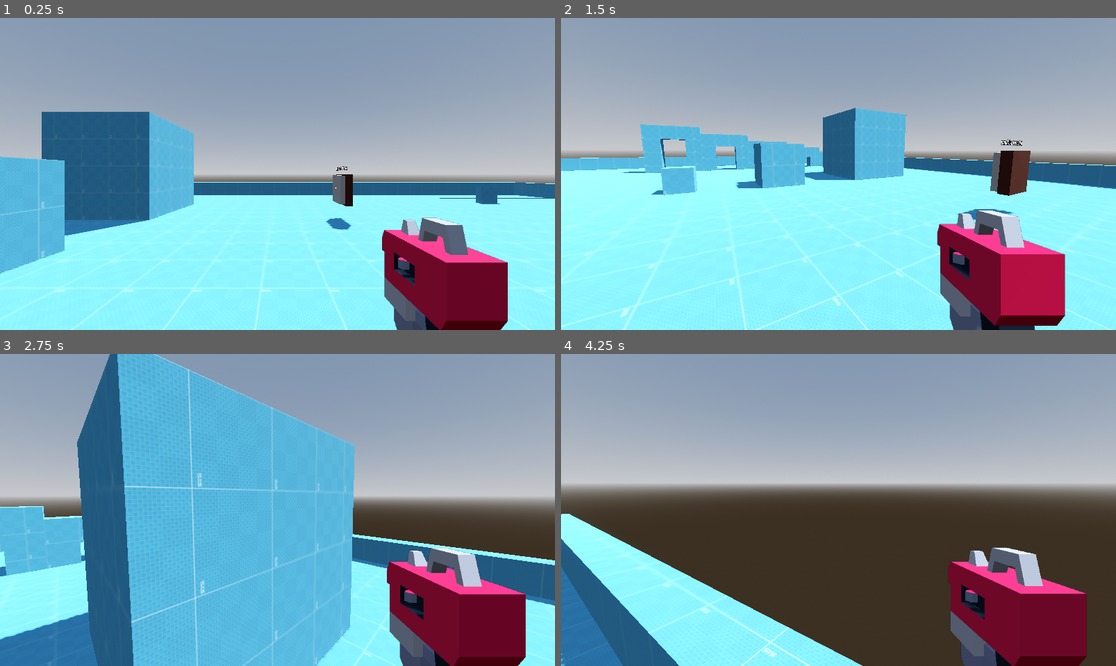
Above: before the commit, frames 1-4 (two rows, left to right).
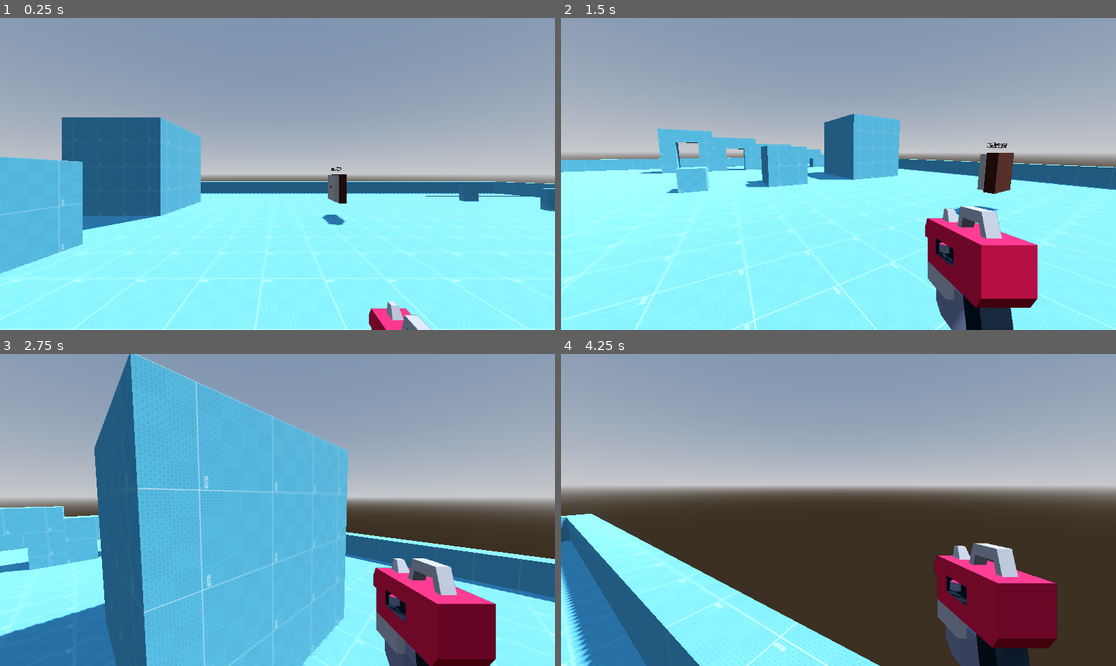
Above: after the commit, the same moments.

Repository: dragon1freak/fps-template
Game: Godot game, scene res://scenes/test_gym/test_gym.tscn
Same seed, same stepped clock (60 frames per second), same inputs: the game is played once before the commit and once after it.
Inputs (mouse positions are in pixels of both pictures, inside the frame that each line leads up to):
- Up to frame 1 (0.25 s): no input
- Up to frame 2 (1.5 s): move the mouse to (960, 158) at 0.52 s; hold D (strafe_right) 0.53-1.28 s; tap F (interact) at 0.6 s; tap Space (jump) at 0.77, 1.07 s; click (960, 158) at 0.8 s; move the mouse to (810, 174) at 1.27 s; hold W (move_forward) from 1.28 s (still down); click (810, 174) at 1.35 s
- Up to frame 3 (2.75 s): keep holding W (move_forward); tap Space (jump) at 1.52, 1.82 s; tap Q (switch_weapon, bound only after the commit) at 1.55, 2.1 s; move the mouse to (288, 503) at 2.02 s; hold Space (jump) from 2.03 s (still down)
- Up to frame 4 (4.25 s): keep holding W (move_forward); move the mouse to (832, 516) at 2.77 s; release Space (jump) at 2.78 s; tap Space (jump) at 2.85, 3.02, 3.32, 3.77, 4.07 s; click (832, 516) at 2.92 s; tap F (interact) at 3.05, 3.6 s; move the mouse to (877, 513) at 3.52 s; click (877, 513) at 3.8 s; tap R (reload) at 4.15 s

The runs differ from the first frame. In frame 1, 12% of the frame differs, in the area x 0-100%, y 30-100%; in frame 2, 12%; in frame 3, 16%, in the area x 0-100%, y 0-100%; in frame 4, 13%.

Commit message:
Started weapon state machine

Diff:
--- a/project.godot
+++ b/project.godot
@@ -85,3 +85,8 @@
 "events": [Object(InputEventJoypadMotion,"resource_local_to_scene":false,"resource_name":"","device":-1,"axis":3,"axis_value":1.0,"script":null)
 ]
 }
+switch_weapon={
+"deadzone": 0.5,
+"events": [Object(InputEventKey,"resource_local_to_scene":false,"resource_name":"","device":-1,"window_id":0,"alt_pressed":false,"shift_pressed":false,"ctrl_pressed":false,"meta_pressed":false,"pressed":false,"keycode":0,"physical_keycode":81,"key_label":0,"unicode":113,"location":0,"echo":false,"script":null)
+]
+}
--- a/scenes/player/interactor.gd
+++ b/scenes/player/interactor.gd
@@ -1,10 +1,11 @@
 extends RayCast3D
-
+## The raycast used to interact with things.  Can be disabled
 
 signal can_interact_changed(can_interact)
 
 
 var can_interact := false
+var disabled := false
 
 
 func check_can_interact(target) -> bool:
@@ -23,7 +24,7 @@
 
 
 func _physics_process(delta):
-	if not can_interact and not self.is_colliding():
+	if disabled or (not can_interact and not self.is_colliding()):
 		return
 
 	var interactee = self.get_collider()
@@ -35,3 +36,7 @@
 
 	if Input.is_action_just_pressed("interact") and can_interact:
 		interactee.interact()
+
+
+func set_disabled(value : bool) -> void:
+	disabled = value
--- a/scenes/player/no_clip_camera.gd
+++ b/scenes/player/no_clip_camera.gd
@@ -1,4 +1,5 @@
 extends Camera3D
+## Moves the weapon camera to the transform of the real camera so the environment lighting is correct
 
 
 @onready var main_camera: Camera3D = %MainCamera
--- a/scenes/player/player.gd
+++ b/scenes/player/player.gd
@@ -1,5 +1,8 @@
 extends BaseCharacterClass
 class_name PlayerClass
+
+
+@export var weapons : Array[WeaponConfig] = []
 
 
 @export_group("Controls")
@@ -7,7 +10,6 @@
 @export var mouse_sensitivity : float = 3.0
 @export var gamepad_sensitivity := 0.075
 @export_group("")
-
 
 @export_group("Movement")
 ## Force used to stop the jump if the jump action is released mid jump.
@@ -17,6 +19,7 @@
 @export_range(0, 1.0) var coyote_time : float = 0.1
 ## Amount of time the player can trigger the jump action before landing and still jump
 @export_range(0, 1.0) var jump_buffer : float = 0.1
+@export_group("")
 
 
 @onready var pivot = $Pivot
@@ -24,10 +27,32 @@
 @onready var interactor: RayCast3D = %Interactor
 @onready var main_camera: Camera3D = %MainCamera
 @onready var container: Node3D = %Container
+@onready var shot_cast: RayCast3D = %ShotCast
+@onready var crosshair: TextureRect = $PlayerHUD/Control/Crosshair
+@onready var right_hand: WeaponSlot = %RightHand
 
 
 var rotation_target : Vector3
 var previous_rotation : float = 0.0 # Stores the last frames rotation_target.y to determine the amount of tilt
+
+var weapon_index := 0
+var current_weapon
+
+var can_shoot := true
+
+
+func _ready() -> void:
+	initiate_change_weapon(0)
+
+
+func _process(delta: float) -> void:
+	if Input.is_action_just_pressed("switch_weapon"):
+		initiate_change_weapon(wrap(weapon_index + 1, 0, weapons.size()))
+
+	if can_shoot and Input.is_action_just_pressed("shoot"):
+		right_hand.set_is_shooting(true)
+	elif Input.is_action_just_released("shoot"):
+		right_hand.set_is_shooting(false)
 
 
 func _physics_process(delta):
@@ -36,9 +61,9 @@
 		pivot.rotation.x = lerp_angle(pivot.rotation.x, rotation_target.x, delta * 25) # Rotate camera pivot up and down
 		rotation.y = lerp_angle(rotation.y, rotation_target.y, delta * 25) # Rotate player left and right
 		main_camera.rotation.z = lerp_angle(main_camera.rotation.z, clamp(rotation_target.y - previous_rotation, -0.15, 0.15) * 25 * delta, delta * 5) # Slight camera tilt based on rotation speed
+		previous_rotation = rotation_target.y
 
-		previous_rotation = rotation_target.y
-	container.position = lerp(container.position, (basis.inverse() * -velocity / 50).clampf(-0.05, 0.05), delta * 5)
+	container.position = lerp(container.position, (basis.inverse() * -velocity / 50).clampf(-0.05, 0.05), delta * 5) # Moves the weapon container around during movement
 	move_and_slide()
 
 
@@ -49,3 +74,22 @@
 
 func kill() -> void:
 	print("dead")
+
+
+var tween : Tween
+func initiate_change_weapon(index):
+	weapon_index = index
+
+	tween = get_tree().create_tween()
+	tween.set_ease(Tween.EASE_OUT_IN)
+	tween.tween_property(container, "position", container.position + Vector3(0, -0.5, 0), 0.1)
+	tween.tween_callback(change_weapon) # Changes the model
+
+
+# Switches the weapon model (off-screen)
+func change_weapon():
+	current_weapon = weapons[weapon_index]
+
+	right_hand.set_weapon(current_weapon)
+
+	crosshair.texture = current_weapon.crosshair
--- a/scenes/player/player.tscn
+++ b/scenes/player/player.tscn
@@ -1,8 +1,10 @@
-[gd_scene load_steps=13 format=3 uid="uid://clgbxao7515tt"]
+[gd_scene load_steps=21 format=3 uid="uid://clgbxao7515tt"]
 
 [ext_resource type="Script" path="res://scenes/player/player.gd" id="1_ah64t"]
 [ext_resource type="Script" path="res://scripts/stat_block.gd" id="2_46c7b"]
 [ext_resource type="Script" path="res://scripts/FSM/state_machine.gd" id="2_qhsxl"]
+[ext_resource type="Script" path="res://weapon.gd" id="2_w3ppi"]
+[ext_resource type="PackedScene" uid="uid://buc6h2h8ai5h4" path="res://blasterG.glb" id="4_co1wp"]
 [ext_resource type="Script" path="res://scenes/player/no_clip_camera.gd" id="4_hy8vk"]
 [ext_resource type="Script" path="res://scenes/player/states/idle.gd" id="4_sd7vf"]
 [ext_resource type="Script" path="res://scenes/player/interactor.gd" id="5_21qci"]
@@ -10,6 +12,46 @@
 [ext_resource type="Script" path="res://scenes/player/states/run.gd" id="5_rmbbx"]
 [ext_resource type="Script" path="res://scenes/player/states/jump.gd" id="6_5jj8m"]
 [ext_resource type="Script" path="res://scenes/player/states/fall.gd" id="7_5a0et"]
+[ext_resource type="Script" path="res://scenes/player/player_weapon_slot.gd" id="8_foj71"]
+[ext_resource type="Script" path="res://scenes/player/weapon_states/idle.gd" id="10_jwke7"]
+[ext_resource type="Script" path="res://scenes/player/weapon_states/shoot.gd" id="11_06pgs"]
+[ext_resource type="Script" path="res://scenes/player/weapon_states/reload.gd" id="12_x5o34"]
+
+[sub_resource type="Resource" id="Resource_p5il2"]
+script = ExtResource("2_w3ppi")
+model = ExtResource("5_g8ehu")
+position = Vector3(0.324, -0.264, -0.929)
+rotation = Vector3(0, 180, 0)
+muzzle_position = Vector3(0, 0, 0)
+muzzle_scale = Vector3(1, 1, 1)
+automatic = false
+fire_rate = 0.1
+max_magazine_size = 8
+reload_time = 0.5
+max_range = 100
+damage = 25.0
+spread = 0.0
+shot_count = 1
+knockback = 20
+kick = 0.2
+
+[sub_resource type="Resource" id="Resource_4adl4"]
+script = ExtResource("2_w3ppi")
+model = ExtResource("4_co1wp")
+position = Vector3(0.324, -0.264, -0.929)
+rotation = Vector3(0, 180, 0)
+muzzle_position = Vector3(0, 0, 0)
+muzzle_scale = Vector3(1, 1, 1)
+automatic = true
+fire_rate = 0.1
+max_magazine_size = 8
+reload_time = 0.5
+max_range = 100
+damage = 25.0
+spread = 0.0
+shot_count = 1
+knockback = 20
+kick = 0.2
 
 [sub_resource type="Resource" id="Resource_ytgok"]
 script = ExtResource("2_46c7b")
@@ -22,7 +64,10 @@
 
 [node name="Player" type="CharacterBody3D" groups=["player"]]
 collision_layer = 16
+floor_stop_on_slope = false
+floor_constant_speed = true
 script = ExtResource("1_ah64t")
+weapons = Array[ExtResource("2_w3ppi")]([SubResource("Resource_p5il2"), SubResource("Resource_4adl4")])
 stat_block = SubResource("Resource_ytgok")
 
 [node name="CollisionShape3D" type="CollisionShape3D" parent="."]
@@ -40,9 +85,16 @@
 collide_with_areas = true
 script = ExtResource("5_21qci")
 
+[node name="ShotCast" type="RayCast3D" parent="Pivot"]
+target_position = Vector3(0, 0, -1.5)
+collision_mask = 9
+hit_from_inside = true
+collide_with_areas = true
+
 [node name="MainCamera" type="Camera3D" parent="Pivot"]
 unique_name_in_owner = true
 cull_mask = 1048573
+fov = 80.0
 
 [node name="SubViewportContainer" type="SubViewportContainer" parent="Pivot/MainCamera"]
 anchors_preset = 15
@@ -62,24 +114,53 @@
 unique_name_in_owner = true
 transform = Transform3D(1, 0, 0, 0, 1, 0, 0, 0, 1, 0, 1.7, 0)
 cull_mask = 2
-fov = 40.0
+fov = 45.0
 script = ExtResource("4_hy8vk")
 
 [node name="Container" type="Node3D" parent="Pivot/MainCamera/SubViewportContainer/SubViewport/NoClipCamera"]
 unique_name_in_owner = true
 
-[node name="blasterC2" parent="Pivot/MainCamera/SubViewportContainer/SubViewport/NoClipCamera/Container" instance=ExtResource("5_g8ehu")]
-transform = Transform3D(-1, 0, -8.74228e-08, 0, 1, 0, 8.74228e-08, 0, -1, 0.324, -0.264, -0.929)
-
-[node name="blasterC" parent="Pivot/MainCamera/SubViewportContainer/SubViewport/NoClipCamera/Container/blasterC2" index="0"]
+[node name="RightHand" type="Node3D" parent="Pivot/MainCamera/SubViewportContainer/SubViewport/NoClipCamera/Container"]
+unique_name_in_owner = true
+script = ExtResource("8_foj71")
+
+[node name="ModelContainer" type="Node3D" parent="Pivot/MainCamera/SubViewportContainer/SubViewport/NoClipCamera/Container/RightHand"]
+unique_name_in_owner = true
+
+[node name="blasterC2" parent="Pivot/MainCamera/SubViewportContainer/SubViewport/NoClipCamera/Container/RightHand/ModelContainer" instance=ExtResource("5_g8ehu")]
+transform = Transform3D(-1, 0, -8.74228e-08, 0, 1, 0, 8.74228e-08, 0, -1, 0.324, -0.3, -0.929)
+
+[node name="blasterC" parent="Pivot/MainCamera/SubViewportContainer/SubViewport/NoClipCamera/Container/RightHand/ModelContainer/blasterC2" index="0"]
 layers = 2
 
-[node name="MovementState" type="Node" parent="." node_paths=PackedStringArray("state_target", "initial_state")]
+[node name="WeaponState" type="Node" parent="Pivot/MainCamera/SubViewportContainer/SubViewport/NoClipCamera/Container/RightHand" node_paths=PackedStringArray("state_target", "initial_state")]
 unique_name_in_owner = true
 script = ExtResource("2_qhsxl")
 state_target = NodePath("..")
 initial_state = NodePath("Idle")
 
+[node name="Idle" type="Node" parent="Pivot/MainCamera/SubViewportContainer/SubViewport/NoClipCamera/Container/RightHand/WeaponState"]
+script = ExtResource("10_jwke7")
+
+[node name="Shoot" type="Node" parent="Pivot/MainCamera/SubViewportContainer/SubViewport/NoClipCamera/Container/RightHand/WeaponState"]
+script = ExtResource("11_06pgs")
+
+[node name="Reload" type="Node" parent="Pivot/MainCamera/SubViewportContainer/SubViewport/NoClipCamera/Container/RightHand/WeaponState"]
+script = ExtResource("12_x5o34")
+
+[node name="ShotCast" type="RayCast3D" parent="Pivot/MainCamera/SubViewportContainer/SubViewport/NoClipCamera/Container/RightHand"]
+unique_name_in_owner = true
+target_position = Vector3(0, 0, -1.5)
+collision_mask = 9
+hit_from_inside = true
+collide_with_areas = true
+
+[node name="MovementState" type="Node" parent="." node_paths=PackedStringArray("state_target", "initial_state")]
+unique_name_in_owner = true
+script = ExtResource("2_qhsxl")
+state_target = NodePath("..")
+initial_state = NodePath("Idle")
+
 [node name="Idle" type="Node" parent="MovementState"]
 script = ExtResource("4_sd7vf")
 
@@ -92,4 +173,29 @@
 [node name="Fall" type="Node" parent="MovementState"]
 script = ExtResource("7_5a0et")
 
-[editable path="Pivot/MainCamera/SubViewportContainer/SubViewport/NoClipCamera/Container/blasterC2"]
+[node name="PlayerHUD" type="CanvasLayer" parent="."]
+
+[node name="Control" type="Control" parent="PlayerHUD"]
+layout_mode = 3
+anchors_preset = 15
+anchor_right = 1.0
+anchor_bottom = 1.0
+grow_horizontal = 2
+grow_vertical = 2
+
+[node name="Crosshair" type="TextureRect" parent="PlayerHUD/Control"]
+layout_mode = 1
+anchors_preset = 8
+anchor_left = 0.5
+anchor_top = 0.5
+anchor_right = 0.5
+anchor_bottom = 0.5
+offset_left = -20.0
+offset_top = -20.0
+offset_right = 20.0
+offset_bottom = 20.0
+grow_horizontal = 2
+grow_vertical = 2
+pivot_offset = Vector2(20, 20)
+
+[editable path="Pivot/MainCamera/SubViewportContainer/SubViewport/NoClipCamera/Container/RightHand/ModelContainer/blasterC2"]
--- /dev/null
+++ b/scenes/player/player_weapon_slot.gd
@@ -0,0 +1,5 @@
+extends WeaponSlot
+class_name PlayerWeaponSlot
+
+
+@onready var player = get_tree().get_first_node_in_group("player")
--- /dev/null
+++ b/scenes/player/weapon_slot.gd
@@ -0,0 +1,43 @@
+extends Node3D
+class_name WeaponSlot
+
+
+@export var current_weapon : WeaponConfig
+
+
+@onready var model_container: Node3D = %ModelContainer
+@onready var shot_cast: RayCast3D = %ShotCast
+@onready var weapon_state: StateMachine = %WeaponState
+
+
+var is_shooting := false
+
+
+func _ready() -> void:
+	weapon_state.state_target = self
+
+
+func set_weapon(new_weapon : WeaponConfig) -> void:
+	current_weapon = new_weapon
+
+	# Step 1. Remove previous weapon model(s)
+	for n in model_container.get_children():
+		model_container.remove_child(n)
+
+	# Step 2. Place new weapon model
+	var weapon_model = current_weapon.model.instantiate()
+	model_container.add_child(weapon_model)
+
+	model_container.position = current_weapon.position
+	weapon_model.rotation_degrees = current_weapon.rotation
+
+	# Step 3. Set model to only render on layer 2 (the weapon camera)
+	for child in weapon_model.find_children("*", "MeshInstance3D"):
+		child.layers = 2
+
+	# Set weapon data
+	shot_cast.target_position = Vector3(0, 0, -1) * current_weapon.max_range
+
+
+func set_is_shooting(value : bool) -> void:
+	is_shooting = value
--- /dev/null
+++ b/scenes/player/weapon_states/idle.gd
@@ -0,0 +1,9 @@
+extends WeaponState
+
+
+func update(delta) -> void:
+	if target and target.is_shooting:
+		transition("shoot")
+
+	if Input.is_action_just_pressed("reload") and current_weapon.current_magazine < current_weapon.max_magazine_size:
+		transition("reload")
--- /dev/null
+++ b/scenes/player/weapon_states/reload.gd
@@ -0,0 +1,20 @@
+extends WeaponState
+
+
+
+func enter(_t) -> void:
+	super(_t)
+	do_reload()
+
+
+func do_reload() -> void:
+	# Play reload sounds
+
+	await get_tree().create_timer(current_weapon.reload_time).timeout
+
+	current_weapon.current_magazine = current_weapon.max_magazine_size
+
+	if target.is_shooting:
+		return transition("shoot")
+	else:
+		return transition("idle")
--- /dev/null
+++ b/scenes/player/weapon_states/shoot.gd
@@ -0,0 +1,21 @@
+extends WeaponState
+
+
+func enter(_t) -> void:
+	super(_t)
+	do_shoot()
+
+
+func do_shoot() -> void:
+	print("bang")
+	current_weapon.current_magazine -= 1
+	await get_tree().create_timer(current_weapon.fire_rate).timeout
+
+	if current_weapon.current_magazine <= 0:
+		return transition("reload")
+
+	if target.is_shooting and current_weapon.automatic:
+		do_shoot()
+	else:
+		target.set_is_shooting(false)
+		transition("idle")
--- a/scripts/FSM/state.gd
+++ b/scripts/FSM/state.gd
@@ -1,13 +1,16 @@
 extends Node
 class_name State
+
+
+var target : Node
 
 
 signal transitioned
 
 
 # called when entering the state
-func enter(_state_target: Node) -> void:
-	pass
+func enter(state_target: Node) -> void:
+	target = state_target
 
 
 # called when exiting the state
@@ -27,3 +30,7 @@
 
 func input_update(_event) -> void:
 	pass
+
+
+func transition(target_state : String) -> void:
+	self.transitioned.emit(self, target_state)
--- a/scripts/FSM/state_machine.gd
+++ b/scripts/FSM/state_machine.gd
@@ -8,34 +8,42 @@
 var current_state : State
 
 
+var is_active := true
+
+
 func _ready():
+	register_children()
+
+	if initial_state and is_active:
+		initial_state.enter(state_target)
+		current_state = initial_state
+
+
+func register_children() -> void:
+	states = {}
 	for child in get_children():
 		if child is State:
 			states[child.name.to_lower()] = child
 			child.transitioned.connect(on_child_transition)
 
-	if initial_state:
-		initial_state.enter(state_target)
-		current_state = initial_state
-
 
 func _process(delta):
-	if current_state:
+	if is_active and current_state:
 		current_state.update(delta)
 
 
 func _physics_process(delta):
-	if current_state:
+	if is_active and current_state:
 		current_state.physics_update(delta)
 
 
 func _input(event):
-	if current_state:
+	if is_active and current_state:
 		current_state.input_update(event)
 
 
 func on_child_transition(state: State, new_state_name: String) -> void:
-	if state != current_state:
+	if state != current_state or not is_active:
 		return
 
 	var new_state : State = states.get(new_state_name.to_lower())
--- /dev/null
+++ b/scripts/FSM/weapon_state.gd
@@ -0,0 +1,11 @@
+extends State
+class_name WeaponState
+
+
+var current_weapon : WeaponConfig
+
+
+func enter(t) -> void:
+	super(t)
+	current_weapon = t.current_weapon
+	print(self.name)
--- a/scripts/enemy/base_enemy.gd
+++ b/scripts/enemy/base_enemy.gd
@@ -2,28 +2,13 @@
 class_name BaseEnemy
 
 @export var stat_block : EnemyStatBlock
-@export var weapon_config : Weapon
+@export var weapon_config : WeaponConfig
 
 # Self properties
 @onready var health := stat_block.base_health
 @onready var movement_speed := stat_block.base_speed
 @onready var jump_strength := stat_block.base_jump_strength
 @onready var gravity_force := stat_block.base_gravity
-
-# Weapon properties
-@onready var rate_of_fire := weapon_config.cooldown
-@onready var weapon_range := weapon_config.max_distance
-@onready var weapon_damage := weapon_config.damage
-@onready var ammo_count := weapon_config.max_magazine_size
-@onready var reload_time := weapon_config.reload_time
-@onready var spread := weapon_config.spread
-@onready var shot_count := weapon_config.shot_count
-@onready var knockback := weapon_config.knockback
-
-@onready var shoot_sound : AudioStream = weapon_config.sound_shoot
-
-@onready var projectile : PackedScene = weapon_config.projectile
-@onready var impact_event : PackedScene = weapon_config.impact
 
 # Get the player and other relevant nodes
 @onready var player : PlayerClass = get_tree().get_first_node_in_group("player")
@@ -71,7 +56,7 @@
 var acceleration := 0.0
 # override for movement
 func _handle_movement(_delta: float) -> void:
-	if current_target and global_position.distance_to(current_target.global_position) > weapon_range:
+	if current_target and global_position.distance_to(current_target.global_position) > weapon_config.max_range:
 		transform = interpolated_look_at(transform,  Vector3(player.position.x, 0.0, player.position.z), 0.3)
 		final_velocity = transform.basis.z * movement_speed
 	else:
@@ -92,7 +77,7 @@
 
 
 func _attack(_delta) -> void:
-	_set_attack_timer(rate_of_fire)
+	_set_attack_timer(weapon_config.fire_rate)
 
 
 # override for taking damage
--- a/scripts/enemy/melee_enemy.gd
+++ b/scripts/enemy/melee_enemy.gd
@@ -13,7 +13,7 @@
 
 
 func _handle_attack(delta) -> void:
-	if can_attack and player and self.global_position.distance_to(player.global_position) <= weapon_range:
+	if can_attack and player and self.global_position.distance_to(player.global_position) <= weapon_config.max_range:
 		_attack(delta)
 
 
@@ -32,7 +32,7 @@
 
 func _handle_movement(delta: float) -> void:
 	if not attacking:
-		if current_target and global_position.distance_to(current_target.global_position) > weapon_range:
+		if current_target and global_position.distance_to(current_target.global_position) > weapon_config.max_range:
 			animation_player.queue("Run")
 		super(delta)
 
--- a/scripts/enemy/ranged_enemy.gd
+++ b/scripts/enemy/ranged_enemy.gd
@@ -25,7 +25,7 @@
 func _handle_movement(_delta: float) -> void:
 	if current_target:
 		transform = interpolated_look_at(transform,  Vector3(player.position.x, 0.0, player.position.z), 0.3)
-		if global_position.distance_to(current_target.global_position) > weapon_range:
+		if global_position.distance_to(current_target.global_position) > weapon_config.max_range:
 			final_velocity = transform.basis.z * movement_speed
 			if not animation_player.get_queue().has("run") and animation_player.has_animation("run"):
 				animation_player.queue("run")
@@ -34,32 +34,32 @@
 
 
 func _handle_attack(delta) -> void:
-	if can_attack and player and self.global_position.distance_to(player.global_position) <= weapon_range + range_buffer:
+	if can_attack and player and self.global_position.distance_to(player.global_position) <= weapon_config.max_range + range_buffer:
 		_attack(delta)
 
 
 func _attack(_delta) -> void:
 	if weapon_config.max_magazine_size > 0:
-		ammo_count -= 1
-		if ammo_count <= 0:
+		weapon_config.current_magazine -= 1
+		if weapon_config.current_magazine <= 0:
 			_reload()
 	if not can_attack_timer or can_attack_timer.time_left <= 0:
-		_set_attack_timer(rate_of_fire)
+		_set_attack_timer(weapon_config.fire_rate)
 
 	animation_player.play("attack")
 
 
 func _reload() -> void:
-	_set_attack_timer(reload_time)
+	_set_attack_timer(weapon_config.reload_time)
 	await can_attack_timer.timeout
-	ammo_count = weapon_config.max_magazine_size
+	weapon_config.current_magazine = weapon_config.max_magazine_size
 
 
 func fire() -> void:
 	if SHOOT_SOUND:
 		SHOOT_SOUND.play()
 	for i in weapon_config.shot_count:
-		var new_projectile = projectile.instantiate()
+		var new_projectile = weapon_config.projectile.instantiate()
 		get_parent().add_child(new_projectile)
 
 		var direction = projectile_spawn.global_position.direction_to(player.global_position + Vector3(0, 0.5, 0)).normalized()
--- a/weapon.gd
+++ b/weapon.gd
@@ -1,5 +1,5 @@
 extends Resource
-class_name Weapon
+class_name WeaponConfig
 
 @export_subgroup("Model")
 @export var model: PackedScene  # Model of the weapon
@@ -9,29 +9,26 @@
 @export var muzzle_scale: Vector3 = Vector3(1, 1, 1)  # On-screen position of muzzle flash
 
 @export_subgroup("Properties")
-@export var stepped_reload := false
-@export_range(0.1, 1) var cooldown: float = 0.1  # Firerate
 @export var automatic := false
+@export_range(0.1, 1) var fire_rate: float = 0.1  # Firerate
 @export_range(1, 100) var max_magazine_size : int = 8 :
 	set(value):
 		current_magazine = value
 		max_magazine_size = value
 @export_range(0.25, 4, 0.01) var reload_time := 0.5
-@export_range(1, 50) var max_distance: int = 100  # Fire distance
+@export_range(1, 50) var max_range: int = 100  # Fire distance
 @export_range(0, 100) var damage: float = 25  # Damage per hit
 @export_range(0, 30) var spread: float = 0  # Spread of each shot
 @export_range(1, 10) var shot_count: int = 1  # Amount of shots
 @export_range(0, 50) var knockback: int = 20  # Amount of knockback
 @export_range(0.0, 5.0, 0.1) var kick: float = 0.2  # Amount of kick on the model
 
-@export_subgroup("Sounds")
-@export var sound_shoot: AudioStream  # Sound path
-@export var reload_sound : AudioStream
-@export var reload_start_sound : AudioStream
-@export var reload_step_sound : AudioStream
-@export var reload_end_sound : AudioStream
-@export var post_shoot_sound : AudioStream
-
+@export_subgroup("Sounds", "sound_")
+@export var sound_shoot: AudioStream
+@export var sound_post_shoot : AudioStream
+@export var sound_reload_start : AudioStream
+@export var sound_reload_step : AudioStream
+@export var sound_reload_end : AudioStream
 
 @export_subgroup("Crosshair")
 @export var crosshair: Texture2D  # Image of crosshair on-screen
@@ -39,7 +36,6 @@
 @export_subgroup("Projectile")
 @export var projectile: PackedScene # The projectile scene
 @export var impact: PackedScene = null # Impact scene
-@export var generic_impact : PackedScene = null
 
 
 var current_magazine = 8
Binary file added: blasterD.glb
Not shown, added: blasterD.glb.import
Binary file added: blasterG.glb
Not shown, added: blasterG.glb.import
